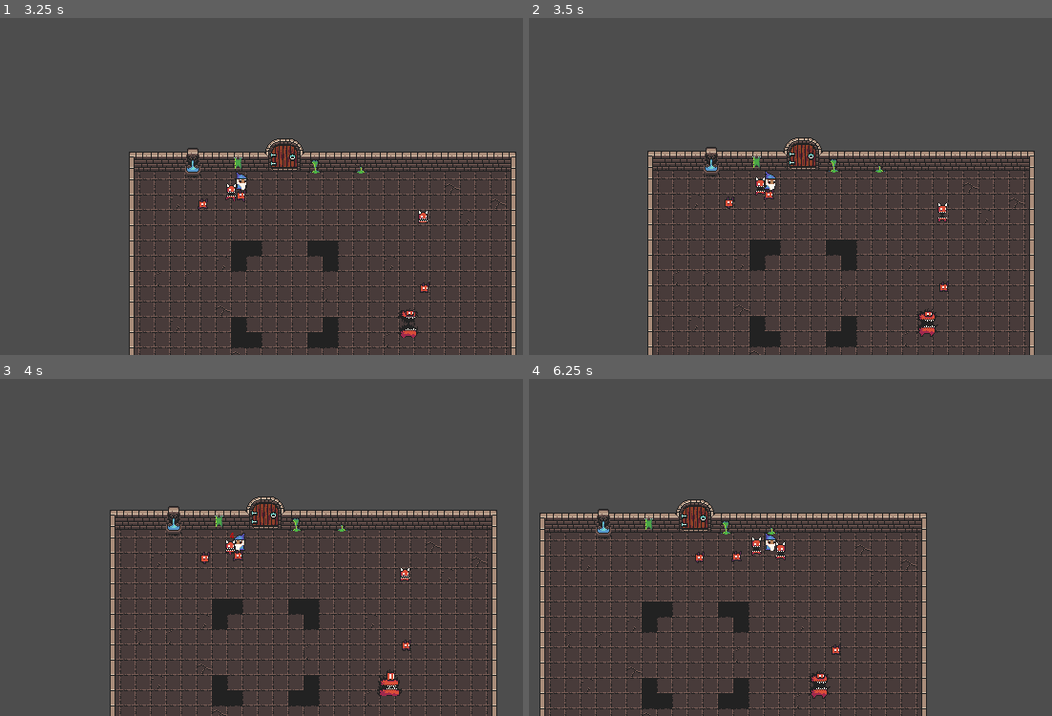
Above: before the commit, frames 1-4 (two rows, left to right).
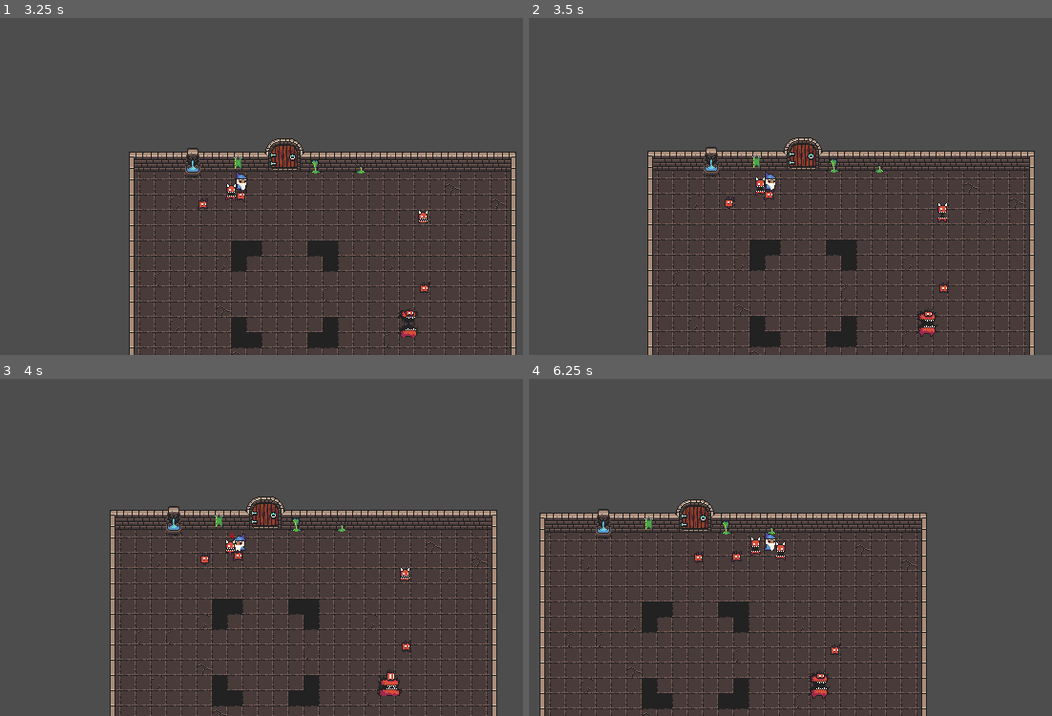
Above: after the commit, the same moments.

Repository: bloyot/arena-roguelike-prototype
Game: Godot game, scene res://scenes/test.tscn
Two runs of this game, one before a commit and one after it. Both use one fixed random seed, a clock stepped at 60 frames per second and the inputs below.
Inputs (mouse positions are in pixels of both pictures, inside the frame that each line leads up to):
- Up to frame 1 (3.25 s): move the mouse to (214, 250) at 0.52 s; hold W (move_up) 0.53-2.03 s; click (214, 250) at 0.6 s; move the mouse to (423, 233) at 1.27 s; tap Q (ability_2) at 1.35 s; move the mouse to (57, 132) at 2.02 s; hold A (move_left) from 2.03 s (still down); tap E (ability_3) at 2.1 s; move the mouse to (271, 183) at 2.77 s; tap Space (ability_4) at 2.85 s
- Up to frame 2 (3.5 s): keep holding A (move_left)
- Up to frame 3 (4 s): move the mouse to (151, 459) at 3.52 s; release A (move_left) at 3.53 s; hold S (move_down) from 3.53 s (still down); click (151, 459) at 3.6 s
- Up to frame 4 (6.25 s): move the mouse to (785, 534) at 4.27 s; release S (move_down) at 4.28 s; hold D (move_right) 4.28-5.03 s; tap Q (ability_2) at 4.35 s; move the mouse to (649, 560) at 5.02 s; hold W (move_up) 5.03-5.78 s; tap E (ability_3) at 5.1 s; move the mouse to (832, 469) at 5.77 s; hold D (move_right) from 5.78 s (still down); tap Space (ability_4) at 5.85 s

Frame 1 is identical in both runs. In frame 2, less than 0.1% of the frame differs, in the area x 44-81%, y 45-82%; in frame 3, less than 0.1%; in frame 4, 0.2%, in the area x 31-60%, y 45-82%.
Error in both runs: Invalid access of index '1' on a base object of type: 'Array[Ability]'. (res://scripts/ability/ability_system.gd:18)

Commit message:
wave manager basic functionality

Diff:
--- a/scenes/test.tscn
+++ b/scenes/test.tscn
@@ -15,6 +15,15 @@
 ExtResource("3_iyx0m"): 3,
 ExtResource("5_lpvoh"): 2,
 ExtResource("4_j5jx5"): 1
+})
+metadata/_custom_type_script = "uid://undmhay5dy6w"
+
+[sub_resource type="Resource" id="Resource_uacia"]
+script = ExtResource("7_at5dv")
+enemies = Dictionary[PackedScene, int]({
+ExtResource("3_iyx0m"): 10,
+ExtResource("5_lpvoh"): 5,
+ExtResource("4_j5jx5"): 2
 })
 metadata/_custom_type_script = "uid://undmhay5dy6w"
 
@@ -58,8 +67,9 @@
 
 [node name="Game" type="Node2D" parent="."]
 
-[node name="WaveManager" type="Node2D" parent="Game" node_paths=PackedStringArray("spawn_points", "enemies_node")]
+[node name="WaveManager" type="Node2D" parent="Game" node_paths=PackedStringArray("player", "enemies_node", "spawn_points")]
 script = ExtResource("6_lpvoh")
+player = NodePath("../../Objects/Player")
+enemies_node = NodePath("../../Objects/Enemies")
 spawn_points = [NodePath("../../Objects/SpawnPoints/SpawnArea"), NodePath("../../Objects/SpawnPoints/SpawnArea2"), NodePath("../../Objects/SpawnPoints/SpawnArea3")]
-waves = Array[ExtResource("7_at5dv")]([SubResource("Resource_jcd4p")])
-enemies_node = NodePath("../../Objects/Enemies")
+waves = Array[ExtResource("7_at5dv")]([SubResource("Resource_jcd4p"), SubResource("Resource_uacia")])
--- a/scripts/autoloads/event_manager.gd
+++ b/scripts/autoloads/event_manager.gd
@@ -2,3 +2,7 @@
 
 signal damage_taken(enemy_id, damage)
 signal enemy_killed(enemy_id)
+
+signal wave_spawned(wave: int)
+signal wave_complete(wave: int)
+signal room_complete
--- a/scripts/enemy/enemy.gd
+++ b/scripts/enemy/enemy.gd
@@ -26,8 +26,6 @@
 var is_hit_stun: bool = false
 
 func _ready() -> void:
-	player = Helpers.get_player()
-
 	sprite.frame = randi_range(0, sprite.sprite_frames.get_frame_count("idle") - 1)
 	hitbox.area_entered.connect(on_area_entered)
 	hitbox.area_exited.connect(on_area_exited)
@@ -45,6 +43,10 @@
 	hit_flash_timer.one_shot = true
 	hit_flash_timer.timeout.connect(on_hit_flash_finished)
 	add_child(hit_flash_timer)
+
+func construct(player_: Player, enemy_id_: int) -> void:
+	player = player_
+	enemy_id = enemy_id_
 
 func _physics_process(_delta: float) -> void:
 
--- a/scripts/game/wave/wave.gd
+++ b/scripts/game/wave/wave.gd
@@ -1,3 +1,10 @@
 class_name Wave extends Resource
 
 @export var enemies: Dictionary[PackedScene, int] = {}
+
+func size() -> int:
+	var result: int = 0
+	for scene: PackedScene in enemies:
+		result += enemies[scene]
+
+	return result
--- a/scripts/game/wave/wave_manager.gd
+++ b/scripts/game/wave/wave_manager.gd
@@ -1,22 +1,56 @@
 class_name WaveManager extends Node
+
+@export var player: Player
+# use this as the parent for all enemies in the scene
+@export var enemies_node: Node2D
 
 @export var spawn_radius: float = 30
 @export var spawn_points: Array[SpawnArea] = []
 @export var waves: Array[Wave] = []
-# use this as the parent for all enemies in the scene
-@export var enemies_node: Node2D
 
 var curr_wave: int = 0
+var enemy_id_to_wave: Dictionary[int, int] = {}
+var enemies_killed_by_wave: Dictionary[int, int] = {}
+var next_enemy_id = 0
 
 func _ready() -> void:
+	EventManager.enemy_killed.connect(on_enemy_killed)
+	EventManager.wave_complete.connect(on_wave_complete)
 	spawn_wave(waves[0])
 
 func spawn_enemy(scene: PackedScene) -> void:
 	var enemy: Enemy = scene.instantiate()
+	enemy.construct(player, generate_enemy_id())
 	enemy.position = spawn_points[randi_range(0, spawn_points.size()-1)].get_spawn_point()
-	enemies_node.add_child(enemy)
+	enemies_node.call_deferred("add_child", enemy)
+
+	enemy_id_to_wave[enemy.enemy_id] = curr_wave
 
 func spawn_wave(wave: Wave) -> void:
 	for enemy_scene: PackedScene in wave.enemies:
 		for i in range(wave.enemies[enemy_scene]):
 			spawn_enemy(enemy_scene)
+	EventManager.wave_spawned.emit(curr_wave)
+
+func generate_enemy_id() -> int:
+	next_enemy_id += 1
+	return next_enemy_id
+
+func on_enemy_killed(enemy_id: int) -> void:
+	var enemy_wave = enemy_id_to_wave[enemy_id]
+	if Helpers.dict_get_or_null(enemies_killed_by_wave, enemy_wave) == null:
+		enemies_killed_by_wave[enemy_wave] = 1
+	else:
+		enemies_killed_by_wave[enemy_wave] += 1
+
+	# if we've killed all enemies in a wave, send the wave complete event
+	if enemies_killed_by_wave[enemy_wave] == waves[enemy_wave].size():
+		EventManager.wave_complete.emit(enemy_wave)
+
+func on_wave_complete(_wave: int) -> void:
+	curr_wave += 1
+
+	if curr_wave == waves.size():
+		EventManager.room_complete.emit()
+	else:
+		spawn_wave(waves[curr_wave])
Not shown: 1 places in scenes/test.tscn that only renumber resources
